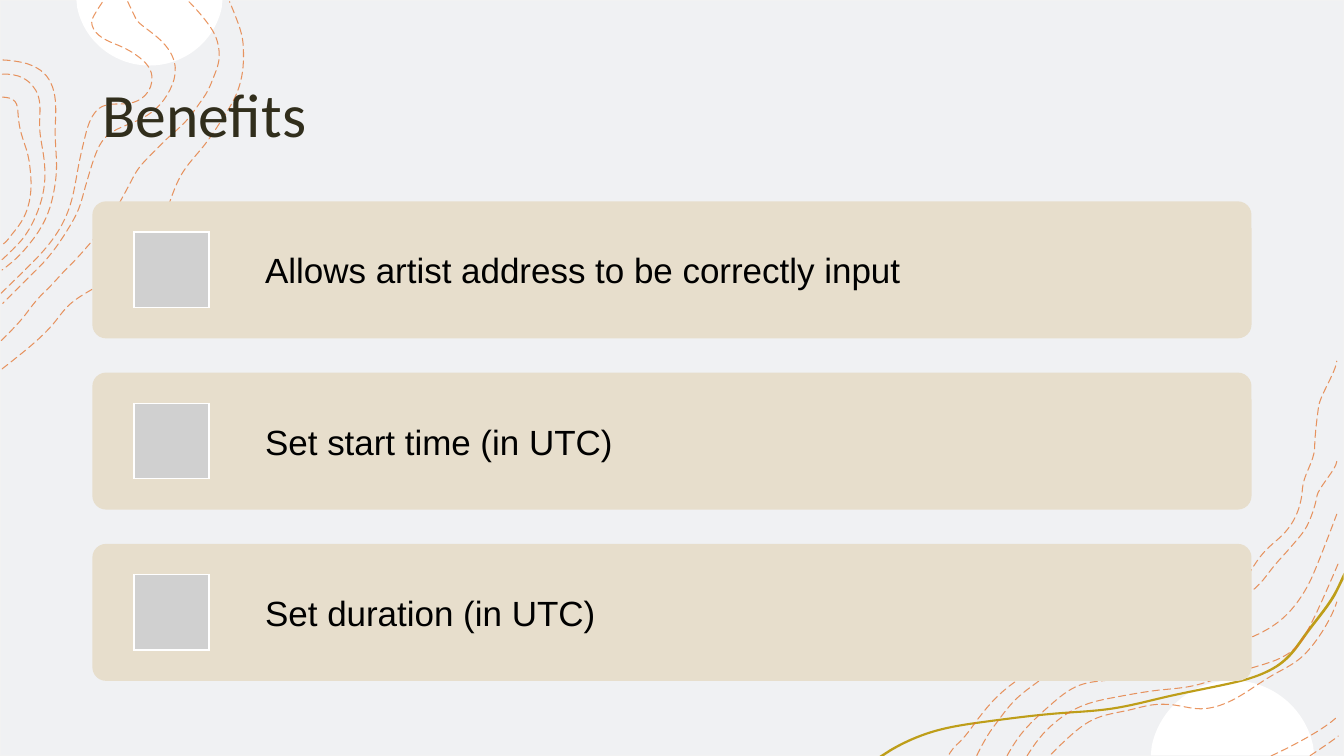
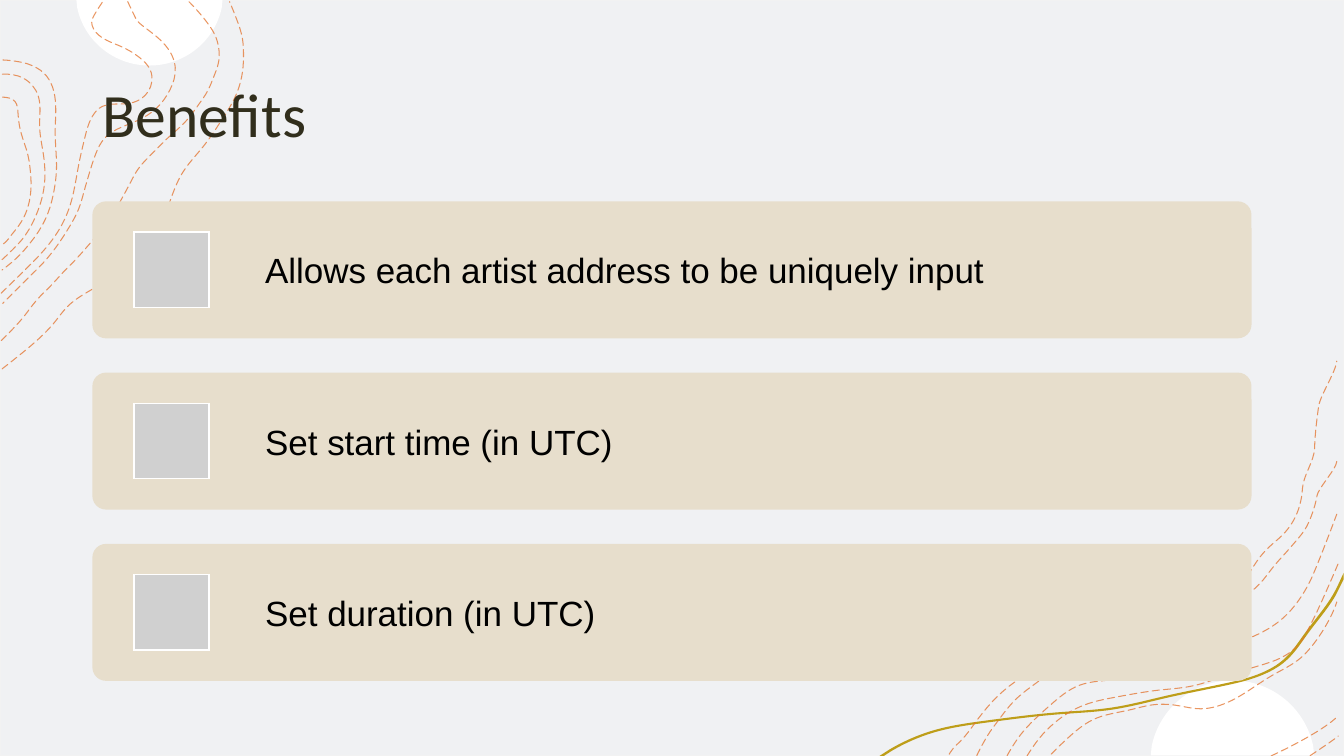
Before and after one commit to tomguy3/fintechcapstone, a slide deck: slide 8 of Project 3 Presentation.pptx (slide 9 before the commit). Drawn at 1344x756 pixels with LibreOffice and Linux fonts; fonts in the diff are those of the drawing; grey boxes stand for pictures. Boxes give left, top, right and bottom in pixels: in the first picture for what was removed or moved away, otherwise in the second. Text is boxed around its words. In the diff, an @@ line names an element or a change of style, - is before the commit and + after.

Commit message:
adding powerpoint updates

```diff
--- a/Project 3 Presentation.pptx
+++ b/Project 3 Presentation.pptx
@@ text at <box>265,257,984,290</box>: text changed @@
-Allows artist address to be correctly input
+Allows each artist address to be uniquely input
```
Also in this commit, not shown: 1 other slide changed, 3 slides added.
